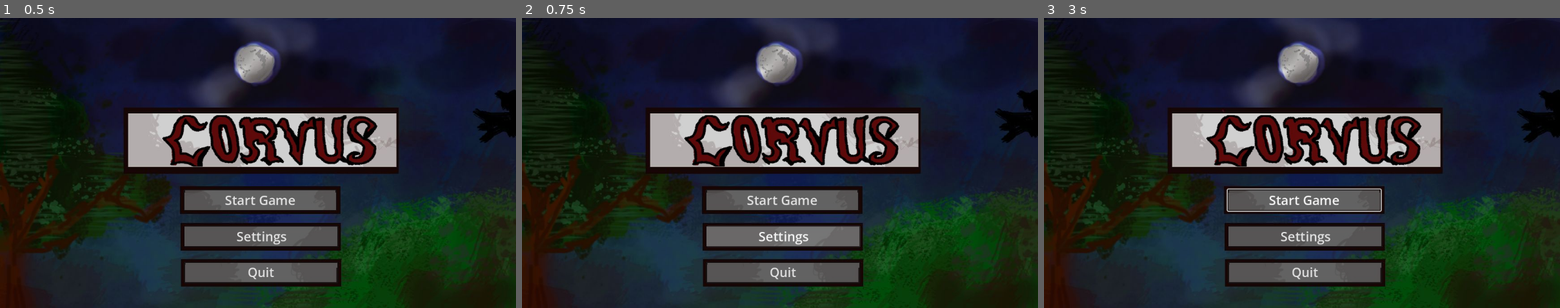
Above: before the commit, frames 1-3 (left to right).
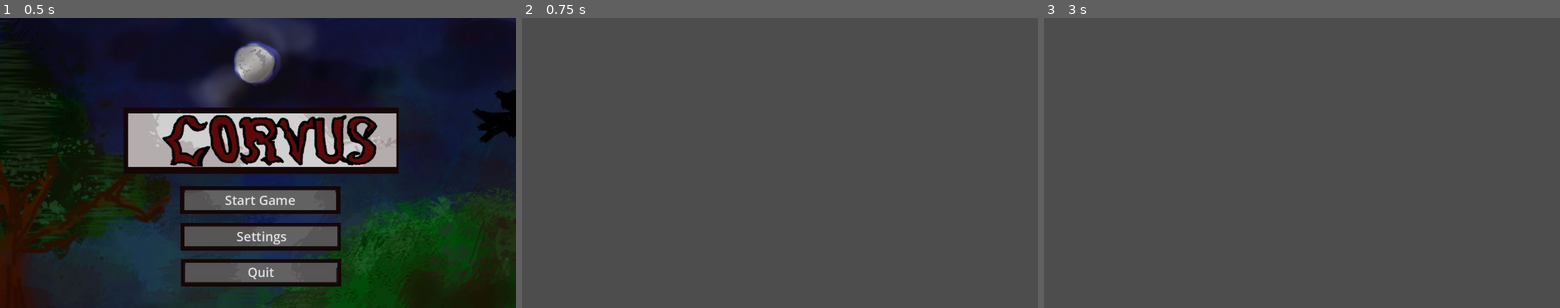
Above: after the commit, the same moments.

Repository: mortality-afk/WarioWareGame
Game: Godot game, scene res://title_screen.tscn
Two runs of this game, one before a commit and one after it. Both use one fixed random seed, a clock stepped at 60 frames per second and the inputs below.
Inputs (mouse positions are in pixels of both pictures, inside the frame that each line leads up to):
- Up to frame 1 (0.5 s): no input
- Up to frame 2 (0.75 s): click "Settings" at 0.5 s
- Up to frame 3 (3 s): click (1302, 200) at 1.25 s, where only the run before the commit has a clickable "Start Game"; click (1302, 200) at 2 s, where only the run before the commit has a clickable "Start Game"; tap Enter at 2.75 s; move the mouse to (1415, 148) at 2.77 s; hold Right from 2.78 s (still down); tap Alt at 2.85 s; click (1415, 148) at 2.92 s

Frame 1 is identical in both runs. In frame 2, 96% of the frame differs, in the area x 0-100%, y 0-100%; in frame 3, 94%.

Commit message:
fixed code + some minor mistakes

Diff:
--- a/wario-ware-game/level_scene.tscn
+++ b/wario-ware-game/level_scene.tscn
@@ -52,9 +52,9 @@
 			blood_3.hide()
 			blood_4.hide()
 		0:
-			blood_container.hide() # just hides everything
+			blood_container.hide()
 
-	timer.text = str(time) # make ths text reflect the value of the time variable. this makes names easier. the str() converts the int to a String
+	timer.text = str(time)
 	level.text = \"Level \" + str(Global.minigames_done) # this tells you want minigame you're on using concatenation (google the word yo)
 
 func Timer(start_time: float): # making a new function for timer countdown!
@@ -110,7 +110,7 @@
 layout_mode = 2
 texture = ExtResource("2_187gu")
 
-[node name="level" type="RichTextLabel" parent="." unique_id=161143517]
+[node name="Level" type="RichTextLabel" parent="." unique_id=161143517]
 offset_left = 509.0
 offset_top = 329.0
 offset_right = 668.0
--- a/wario-ware-game/project.godot
+++ b/wario-ware-game/project.godot
@@ -17,7 +17,7 @@
 
 [autoload]
 
-NewAutoloadScript="*uid://bbberv3b0qn3e"
+Global="*uid://cmucol5v28rti"
 
 [display]
 
--- a/wario-ware-game/title_screen.tscn
+++ b/wario-ware-game/title_screen.tscn
@@ -3,7 +3,25 @@
 [ext_resource type="Texture2D" uid="uid://cdwj7owficptu" path="res://pictures/TitleScreen.jpg" id="1_ak2if"]
 [ext_resource type="Texture2D" uid="uid://cv6suw7ti25ef" path="res://pictures/Name-removebg-preview.png" id="2_ig5kc"]
 
+[sub_resource type="GDScript" id="GDScript_187gu"]
+script/source = "extends Node2D
+
+
+
+func _on_start_pressed() -> void:
+	get_tree().change_scene_to_file(\"res://level_scene.tscn\")
+
+
+func _on_settings_pressed() -> void:
+	get_tree().change_scene_to_file(\"res://settings.tscn\")
+
+
+func _on_quit_pressed() -> void:
+	get_tree().quit()
+"
+
 [node name="TitleScreen" type="Node2D" unique_id=1956723466]
+script = SubResource("GDScript_187gu")
 
 [node name="Background" type="TextureRect" parent="." unique_id=1008042368]
 offset_right = 1154.0
@@ -41,3 +59,7 @@
 offset_bottom = 593.0
 theme_override_font_sizes/font_size = 28
 text = "Quit"
+
+[connection signal="pressed" from="Start" to="." method="_on_start_pressed"]
+[connection signal="pressed" from="Settings" to="." method="_on_settings_pressed"]
+[connection signal="pressed" from="Quit" to="." method="_on_quit_pressed"]
